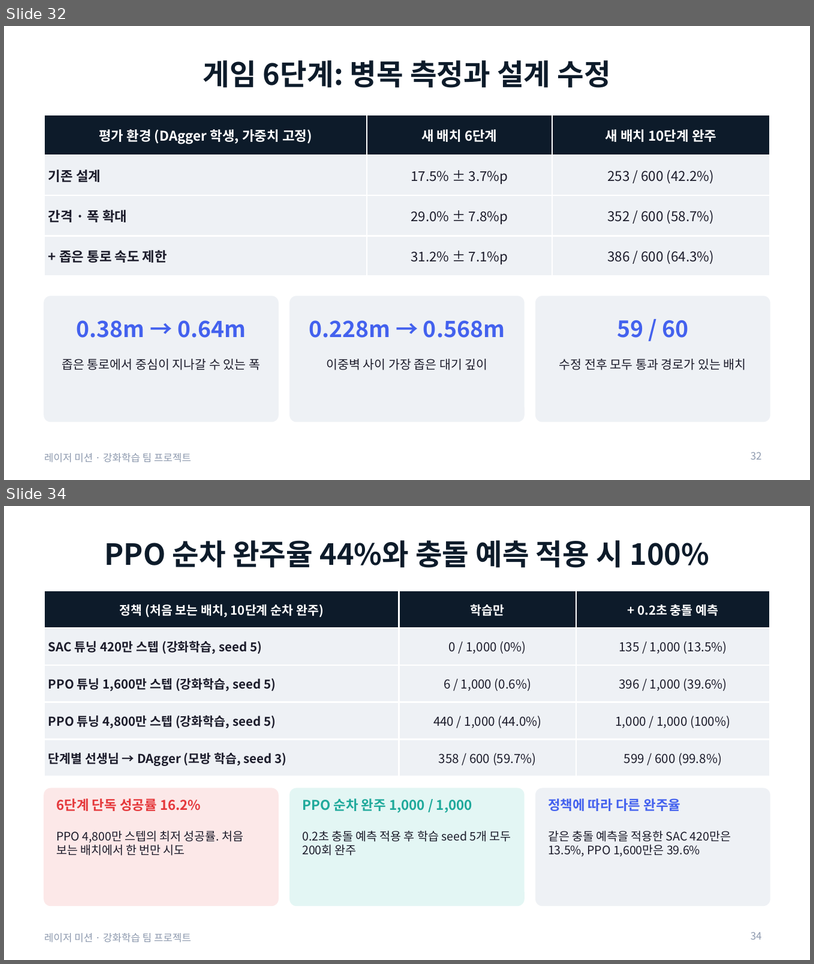
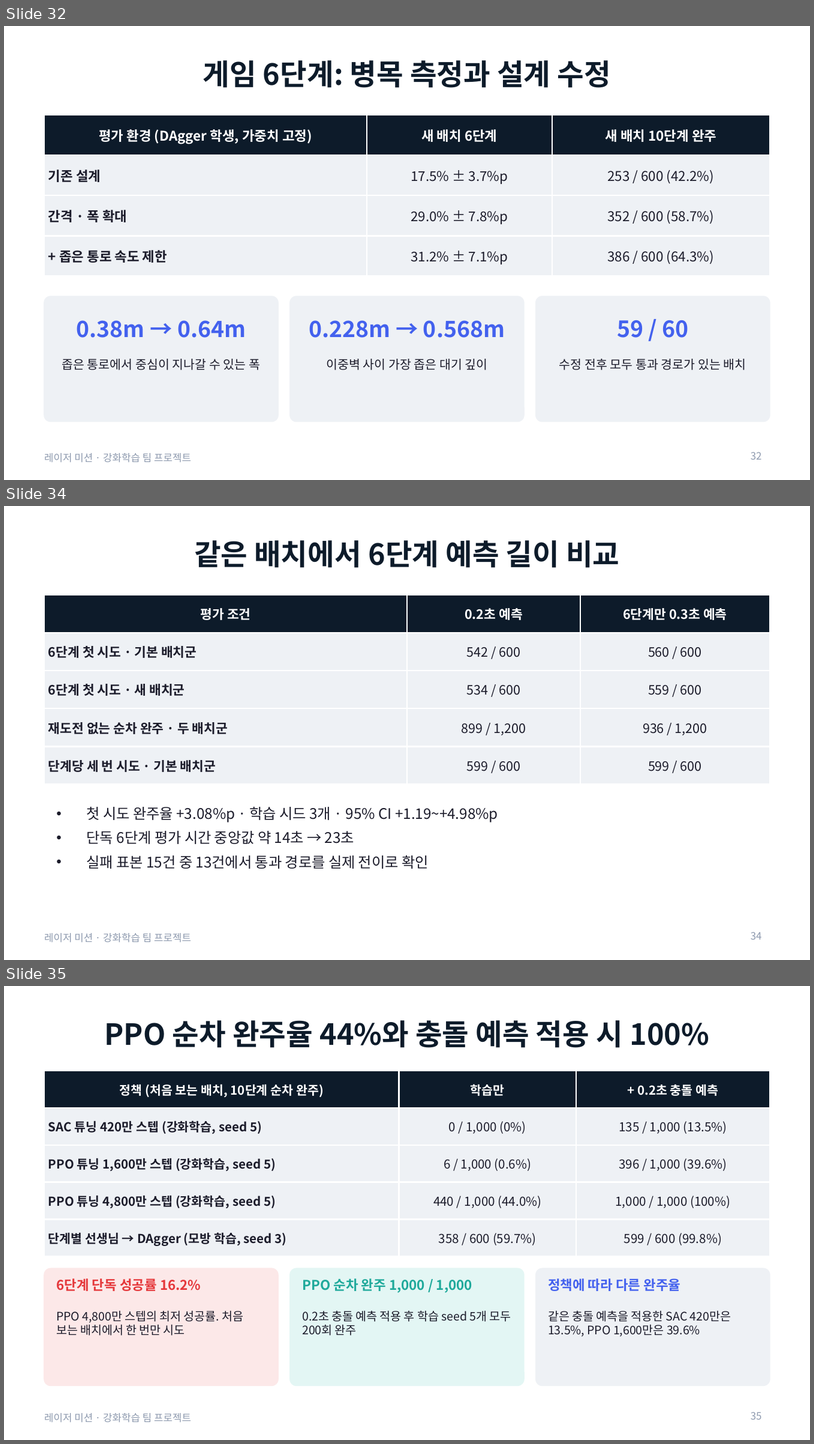
Before and after one commit to changxeokSong/reinforcement_learning, a slide deck: docs/LaserMission_presentation.pptx. Shown one above the other, each under a label of ours: slides 32 and 34 before the commit, slides 32, 34 and 35 after it; the slides between them are not shown. The pictures are 814x964 and 814x1444 pixels, drawn with LibreOffice and Linux fonts; fonts in the diff are those of the drawing. Boxes give left, top, right and bottom in pixels: in the first picture for what was removed or moved away, otherwise in the second. Text is boxed around its words. In the diff, an @@ line names an element or a change of style, - is before the commit and + after.

Commit message:
레이저 미션 제출 보고서와 동일 배치 후속 평가 정리

```diff
--- a/docs/LaserMission_presentation.pptx
+++ b/docs/LaserMission_presentation.pptx
@@ slide 34 added at box(4, 506, 810, 960), background #FFFFFF; not listed: 1 template element that a slide beside it also shows @@
@@ title added at box(194, 540, 620, 568), 26 pt, text #0D1B2A, bold @@
+같은 배치에서 6단계 예측 길이 비교
@@ table added at box(44, 595, 770, 774), 5 rows, 3 columns @@
+평가 조건 | 0.2초 예측 | 6단계만 0.3초 예측
+6단계 첫 시도 · 기본 배치군 | 542 / 600 | 560 / 600
+6단계 첫 시도 · 새 배치군 | 534 / 600 | 559 / 600
+재도전 없는 순차 완주 · 두 배치군 | 899 / 1,200 | 936 / 1,200
+단계당 세 번 시도 · 기본 배치군 | 599 / 600 | 599 / 600
@@ text added at box(87, 807, 498, 868), 13 pt, text #1B1B2A @@
+• 첫 시도 완주율 +3.08%p · 학습 시드 3개 · 95% CI +1.19~+4.98%p
+• 단독 6단계 평가 시간 중앙값 약 14초 → 23초
+• 실패 표본 15건 중 13건에서 통과 경로를 실제 전이로 확인
@@ page number added at box(751, 931, 762, 939), 9 pt, text #8D99AE @@
+34
@@ what was slide 34 is now slide 35 @@
@@ page number at box(751, 1411, 762, 1419): text changed @@
-34
+35
```
Also in this commit, not shown: 1 other slide added, 13 other files.
